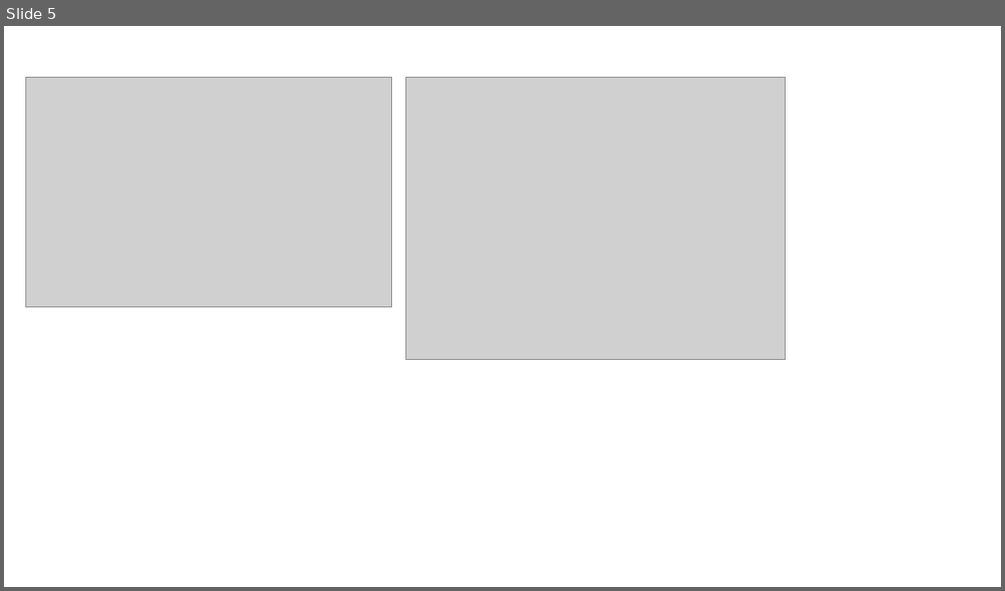
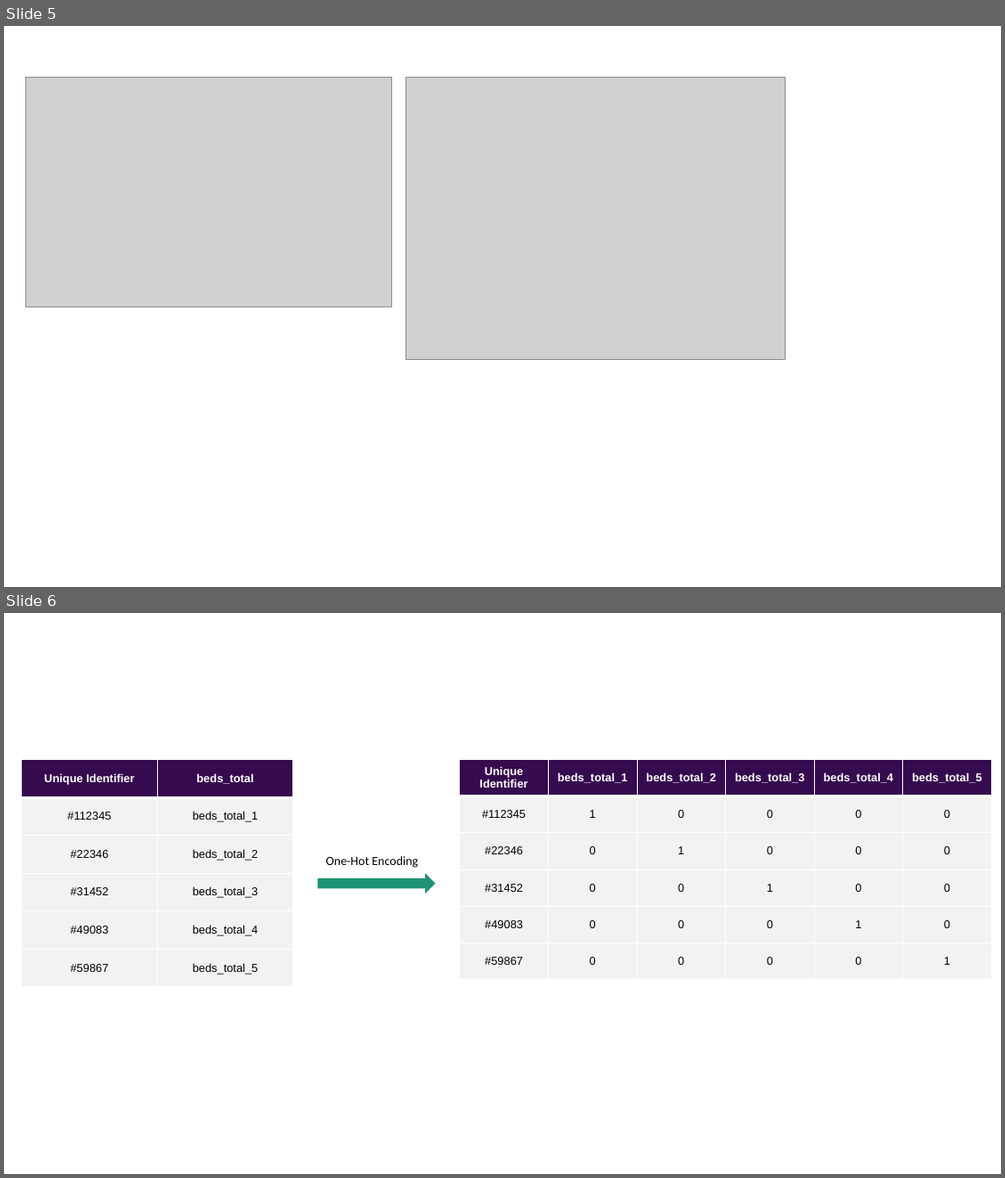
Before and after one commit to Sawbenson15/HPM_Thesis, a slide deck: Writing & Literature/Graphics from pptx/Thesis_Graphics.pptx. Shown one above the other, each under a label of ours: slide 5 before the commit, slides 5 and 6 after it. The pictures are 1005x591 and 1005x1178 pixels, drawn with LibreOffice and Linux fonts; fonts in the diff are those of the drawing; grey boxes stand for pictures. Boxes give left, top, right and bottom in pixels: in the first picture for what was removed or moved away, otherwise in the second. Text is boxed around its words. In the diff, an @@ line names an element or a change of style, - is before the commit and + after.

```diff
--- a/Writing & Literature/Graphics from pptx/Thesis_Graphics.pptx
+++ b/Writing & Literature/Graphics from pptx/Thesis_Graphics.pptx
@@ slide 6 added at <box>4,613,1001,1174</box>, background #FFFFFF @@
@@ table added at <box>22,760,294,987</box>, 6 rows, 2 columns @@
+Unique Identifier | beds_total
+#112345 | beds_total_1
+#22346 | beds_total_2
+#31452 | beds_total_3
+#49083 | beds_total_4
+#59867 | beds_total_5
@@ table added at <box>460,760,994,980</box>, 6 rows, 6 columns @@
+Unique Identifier | beds_total_1 | beds_total_2 | beds_total_3 | beds_total_4 | beds_total_5
+#112345 | 1 | 0 | 0 | 0 | 0
+#22346 | 0 | 1 | 0 | 0 | 0
+#31452 | 0 | 0 | 1 | 0 | 0
+#49083 | 0 | 0 | 0 | 1 | 0
+#59867 | 0 | 0 | 0 | 0 | 1
@@ down arrow added at <box>318,873,436,893</box>, fill #1E9374 @@
@@ text added at <box>326,856,418,868</box>, 12 pt, text #000000 @@
+One-Hot Encoding
```
